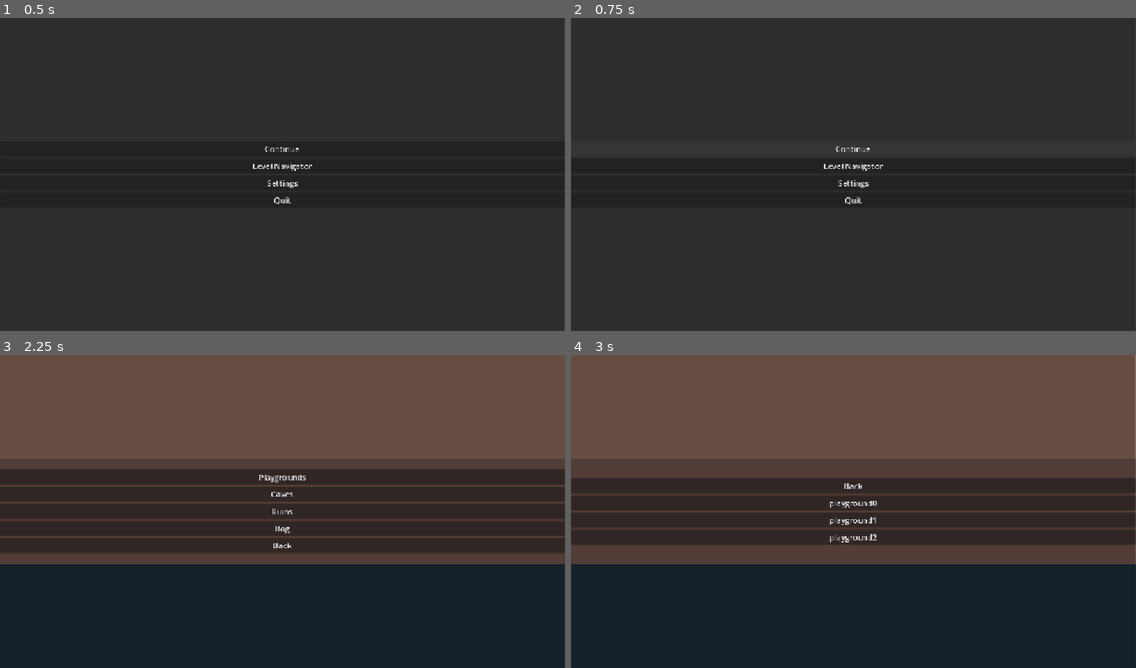
Above: before the commit, frames 1-4 (two rows, left to right).
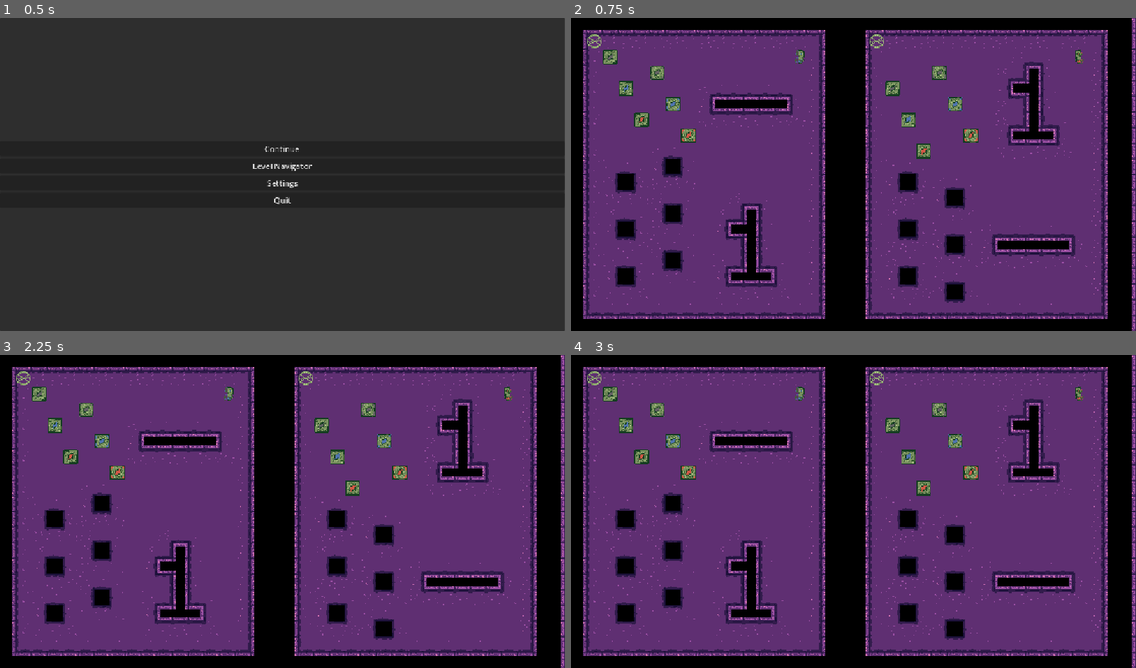
Above: after the commit, the same moments.

Repository: whitsettbe/kcol-f26-gamedevproj-cb
Game: Godot game, scene res://scenes/main_menu.tscn
Two runs of this game, one before a commit and one after it. Both use one fixed random seed, a clock stepped at 60 frames per second and the inputs below. This scene is started directly instead of the project's main scene.
Inputs (mouse positions are in pixels of both pictures, inside the frame that each line leads up to):
- Up to frame 1 (0.5 s): no input
- Up to frame 2 (0.75 s): click "Continue" at 0.5 s
- Up to frame 3 (2.25 s): click (282, 486) at 1.25 s, where only the run before the commit has a clickable "Continue"; click (282, 502) at 2 s, where only the run before the commit has a clickable "Level Navigator"
- Up to frame 4 (3 s): click (853, 477) at 2.75 s, where only the run before the commit has a clickable "Playgrounds"

Frame 1 is identical in both runs. In frame 2, 100% of the frame differs, in the area x 0-100%, y 0-100%; in frame 3, 99%; in frame 4, 99%.

Commit message:
Fix continue in main menu.

Diff:
--- a/TornAsunder/scripts/main_menu.gd
+++ b/TornAsunder/scripts/main_menu.gd
@@ -12,7 +12,7 @@
 
 # Opens next level. Currently hard coded to first playground.
 func _on_continue_pressed() -> void:
-	get_tree().change_scene_to_file("res://levels/playground1.tscn")
+	get_tree().change_scene_to_file("res://scenes/multilevel.tscn")
 
 # Quits the game.
 func _on_quit_pressed() -> void:
